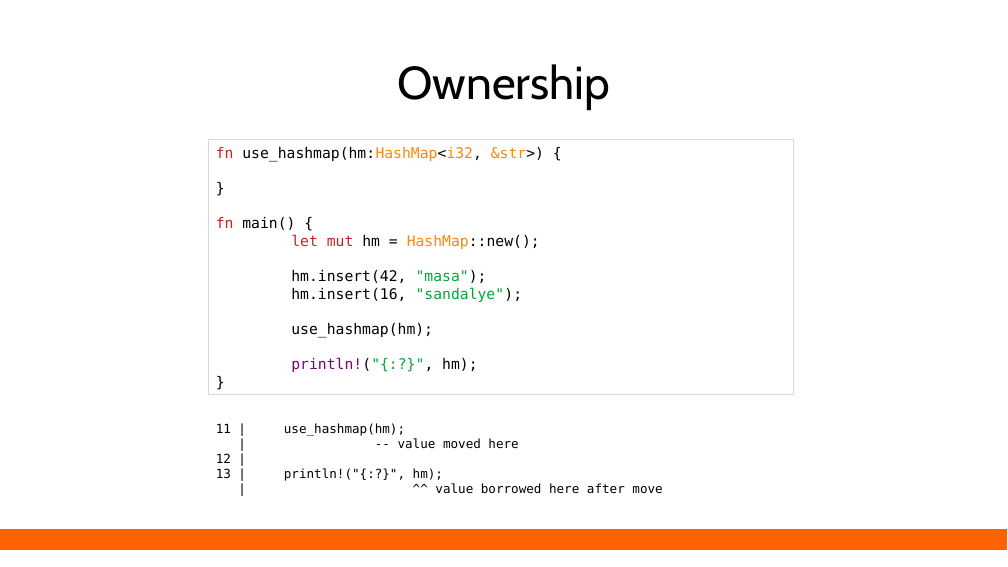
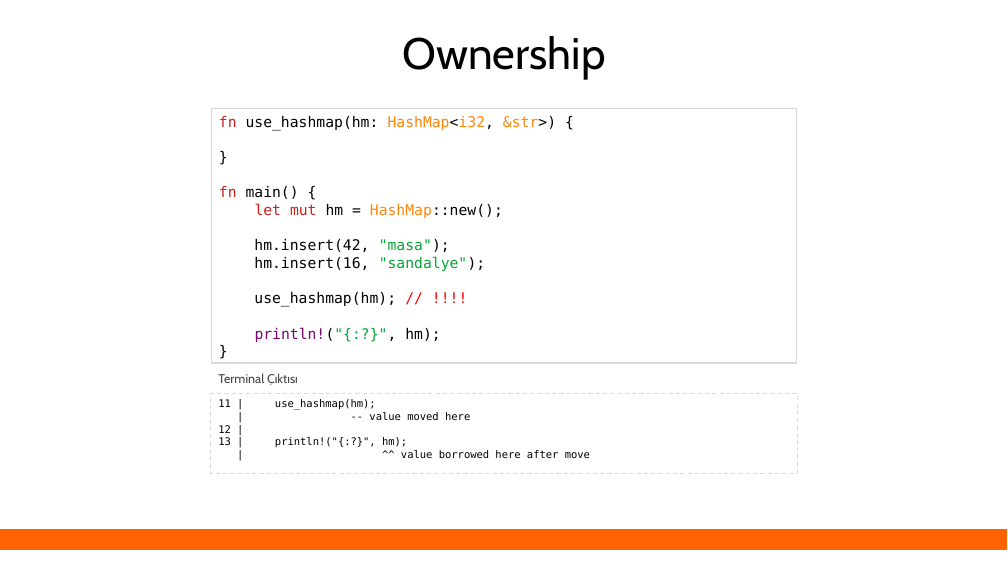
Before and after one commit to eminfedar/rust-tr-ders-slaytlari, a slide deck: slide 34 of rust_egitim_1_giris.odp (slide 29 before the commit). Drawn at 1008x567 pixels with LibreOffice and Linux fonts; fonts in the diff are those of the drawing. Boxes give left, top, right and bottom in pixels: in the first picture for what was removed or moved away, otherwise in the second. Text is boxed around its words. In the diff, an @@ line names an element or a change of style, - is before the commit and + after.

```diff
--- a/rust_egitim_1_giris.odp
+++ b/rust_egitim_1_giris.odp
@@ text "Ownership": place and size @@
-text "Ownership" at box(397, 64, 610, 110)
+text "Ownership" at box(402, 36, 605, 80)
@@ text "Ownership" at box(402, 36, 605, 80): size 44 to 42 pt @@
@@ rectangle "fn use_hashmap(hm: HashMap<i32, &str>) {": place and size @@
-rectangle "fn use_hashmap(hm: HashMap<i32, &str>) {" at box(209, 140, 794, 395)
+rectangle "fn use_hashmap(hm: HashMap<i32, &str>) {" at box(212, 109, 797, 363)
@@ text in rectangle at box(219, 115, 556, 131): text changed @@
-fn use_hashmap(hm:HashMap<i32, &str>) {
+fn use_hashmap(hm: HashMap<i32, &str>) {
@@ text in rectangle at box(254, 291, 396, 307): text changed @@
-use_hashmap(hm);
+use_hashmap(hm); // !!!!
@@ text added at box(218, 373, 298, 386), 12 pt, text #434343 @@
+Terminal Çıktısı
@@ rectangle "11 | use_hashmap(hm);": place and size @@
-rectangle "11 | use_hashmap(hm);" at box(216, 423, 662, 493)
+rectangle "11 | use_hashmap(hm);" at box(211, 394, 797, 473)
@@ rectangle "11 | use_hashmap(hm);" at box(211, 394, 797, 473): size 12 to 10 pt; fill none to #FFFFFF; outline none to #D9D9D9 0.74 pt @@
```
Also in this commit, not shown: 33 other slides changed, 13 slides added, 6 slides removed, 3 other files.
